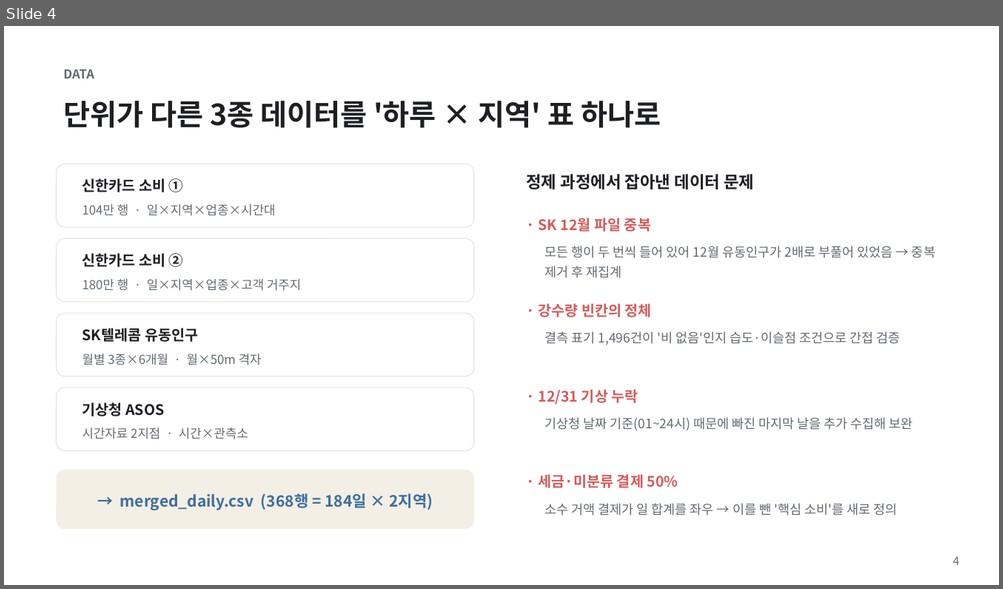
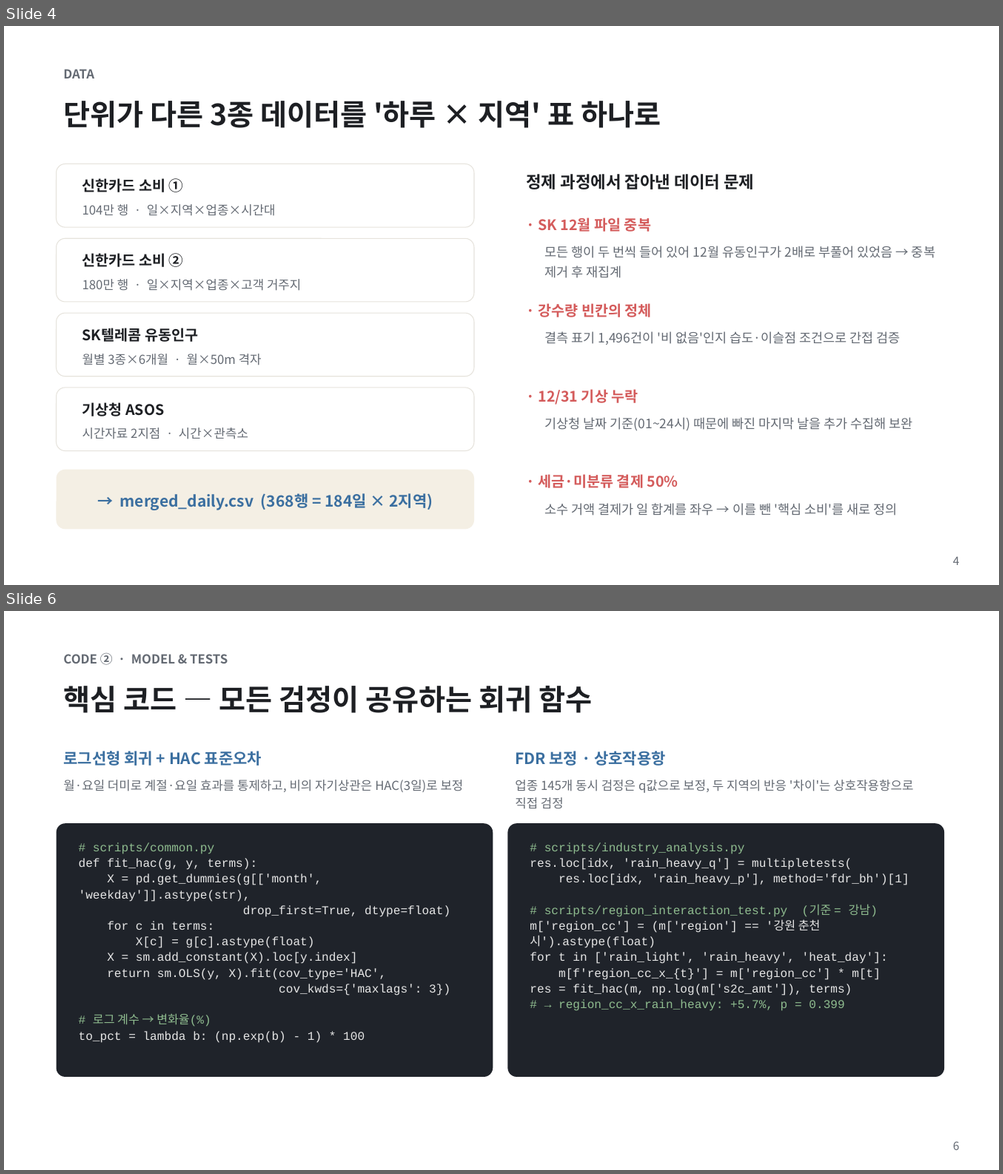
Before and after one commit to hyeonn31/bigcontest-2026, a slide deck: Portfolio_slides.pptx. Shown one above the other, each under a label of ours: slide 4 before the commit, slides 4 and 6 after it; the slides between them are not shown. The pictures are 1003x589 and 1003x1174 pixels, drawn with LibreOffice and Linux fonts; fonts in the diff are those of the drawing. Boxes give left, top, right and bottom in pixels: in the first picture for what was removed or moved away, otherwise in the second. Text is boxed around its words. In the diff, an @@ line names an element or a change of style, - is before the commit and + after.

```diff
--- a/Portfolio_slides.pptx
+++ b/Portfolio_slides.pptx
@@ slide 6 added at [4, 611, 999, 1170], background #FFFFFF @@
@@ text added at [63, 653, 227, 665], 12 pt, text #646A73, bold @@
+CODE ② · MODEL & TESTS
@@ text added at [63, 686, 592, 713], 28 pt, text #1D1F23, bold @@
+핵심 코드 — 모든 검정이 공유하는 회귀 함수
@@ text added at [63, 751, 262, 766], 15 pt, text #3B6FA0, bold @@
+로그선형 회귀 + HAC 표준오차
@@ text added at [515, 751, 666, 766], 15 pt, text #3B6FA0, bold @@
+FDR 보정 · 상호작용항
@@ text added at [63, 780, 464, 792], 12 pt, text #646A73 @@
+월·요일 더미로 계절·요일 효과를 통제하고, 비의 자기상관은 HAC(3일)로 보정
@@ text added at [515, 780, 913, 809], 12 pt, text #646A73 @@
+업종 145개 동시 검정은 q값으로 보정, 두 지역의 반응 '차이'는 상호작용항으로 직접 검정
@@ rounded rectangle added at [57, 823, 492, 1077], fill #1F232A @@
@@ rounded rectangle added at [508, 823, 944, 1077], fill #1F232A @@
@@ text added at [79, 843, 450, 1043], 11.5 pt, text #E6E6E6 @@
+# scripts/common.py
+def fit_hac(g, y, terms):
+X = pd.get_dummies(g[['month', 'weekday']].astype(str),
+drop_first=True, dtype=float)
+for c in terms:
+X[c] = g[c].astype(float)
+X = sm.add_constant(X).loc[y.index]
+return sm.OLS(y, X).fit(cov_type='HAC',
+cov_kwds={'maxlags': 3})
+# 로그 계수 → 변화율(%)
+to_pct = lambda b: (np.exp(b) - 1) * 100
@@ text added at [529, 843, 909, 1011], 11.5 pt, text #E6E6E6 @@
+# scripts/industry_analysis.py
+res.loc[idx, 'rain_heavy_q'] = multipletests(
+res.loc[idx, 'rain_heavy_p'], method='fdr_bh')[1]
+# scripts/region_interaction_test.py (기준 = 강남)
+m['region_cc'] = (m['region'] == '강원 춘천시').astype(float)
+for t in ['rain_light', 'rain_heavy', 'heat_day']:
+m[f'region_cc_x_{t}'] = m['region_cc'] * m[t]
+res = fit_hac(m, np.log(m['s2c_amt']), terms)
+# → region_cc_x_rain_heavy: +5.7%, p = 0.399
@@ text added at [953, 1142, 959, 1150], 11 pt, text #646A73 @@
+6
```
Also in this commit, not shown: 6 slides changed, 1 other slide added, 3 other files.
